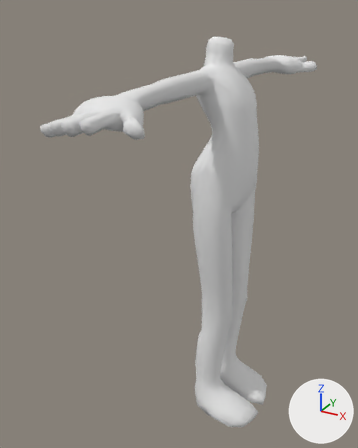
Before and after pictures for a commit that changed the Blender file unrea.blend.
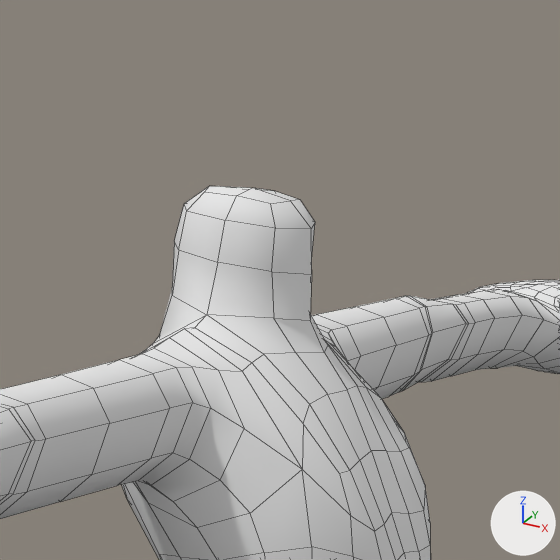
Each version appears first whole from a 50 mm camera at (0.584, -1.328, 1.576) aimed at (-0.11, -0.065, 0.944), and next in a close-up on the part from 48% to 79% of the width and 0% to 25% of the height. Arrows for +X, +Y and +Z are at lower right; the lights stay in place. The close-ups show mesh edges as thin lines.

In view in the first close-up: 'unrea_body'.
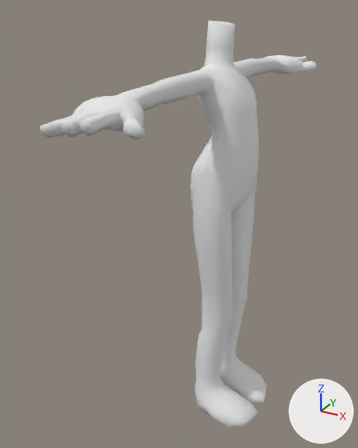
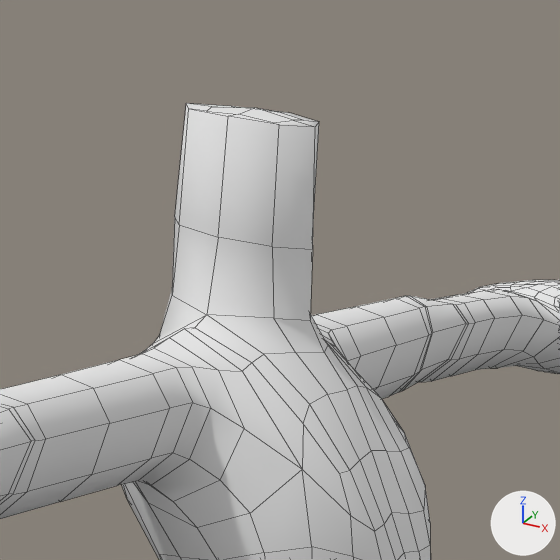
Location of each change, (x1, y1, x2, y2) in pixels of the close-ups (560 x 560 px; the box of a moved part takes in the faces that stretch with it):
'unrea_body', reshaped
    before: (0, 186, 560, 560)
    after: (0, 103, 560, 560)
part 1 of me_unrea_body_001, moved or reshaped
    before: (172, 242, 312, 320)
    after: (172, 218, 313, 320)
part 2 of me_unrea_body_001, moved or reshaped
    before: (205, 186, 300, 204)
    after: (207, 107, 301, 123)
part 3 of me_unrea_body_001, moved or reshaped
    before: (174, 187, 315, 274)
    after: (175, 103, 319, 249)

The change, as a diff of the scene's bpy script:
```diff
--- a/unrea.blend.py
+++ b/unrea.blend.py
@@ me_unrea_body_001 @@
 me_unrea_body_001.from_pydata(...)  # 921 vertices, 898 faces; spans x -0.086..0.185, y -0.677..0.076, z 0.258..1.498
 # used by ob_unrea_body; location = (0.0, 0.0, 0.0)
+# me_unrea_body_001 part 1: all 5 vertices in x -0.059..0.024, y -0.04..0.0, z 1.455..1.469 are moved by (0.0, 0.0, 0.013)
+# me_unrea_body_001 part 2: all 6 vertices in x -0.038..0.01, y -0.025..0.0, z 1.492..1.498 are moved by (0.0, 0.0, 0.04)
+# me_unrea_body_001 part 3: all 5 vertices in x -0.053..0.022, y -0.039..0.0, z 1.478..1.489 are moved by (0.0, 0.0, 0.051)
 me_unrea_body_001.materials.append(mat_material_001)
```
